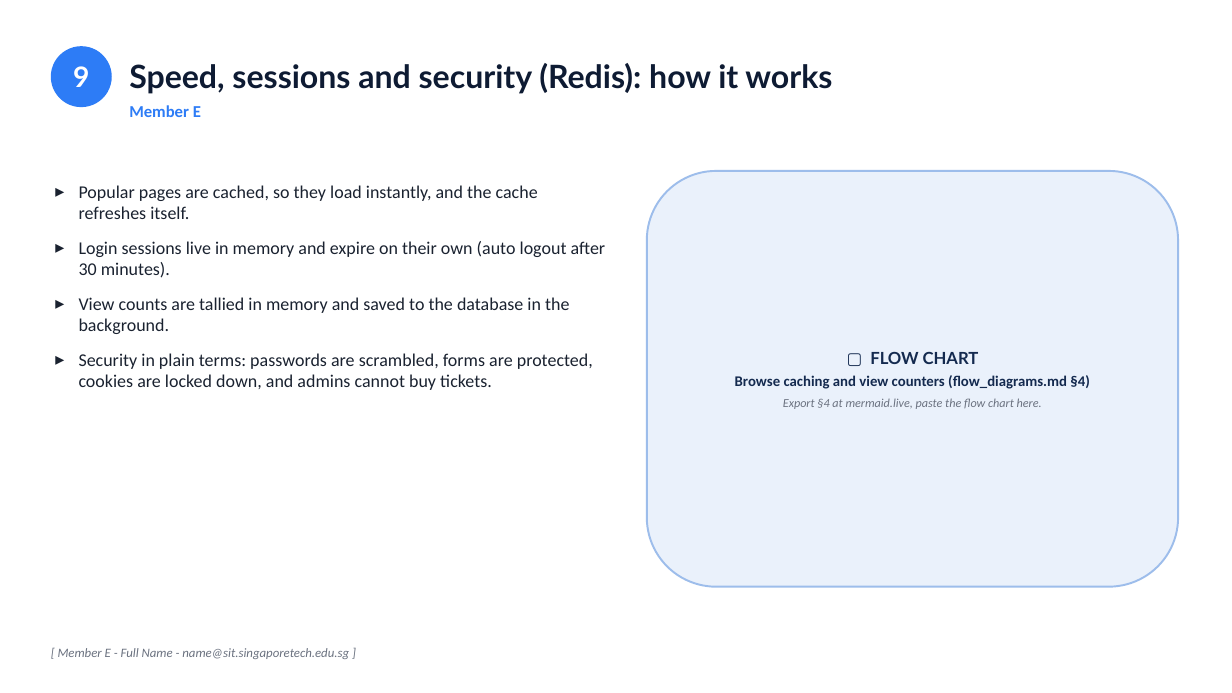
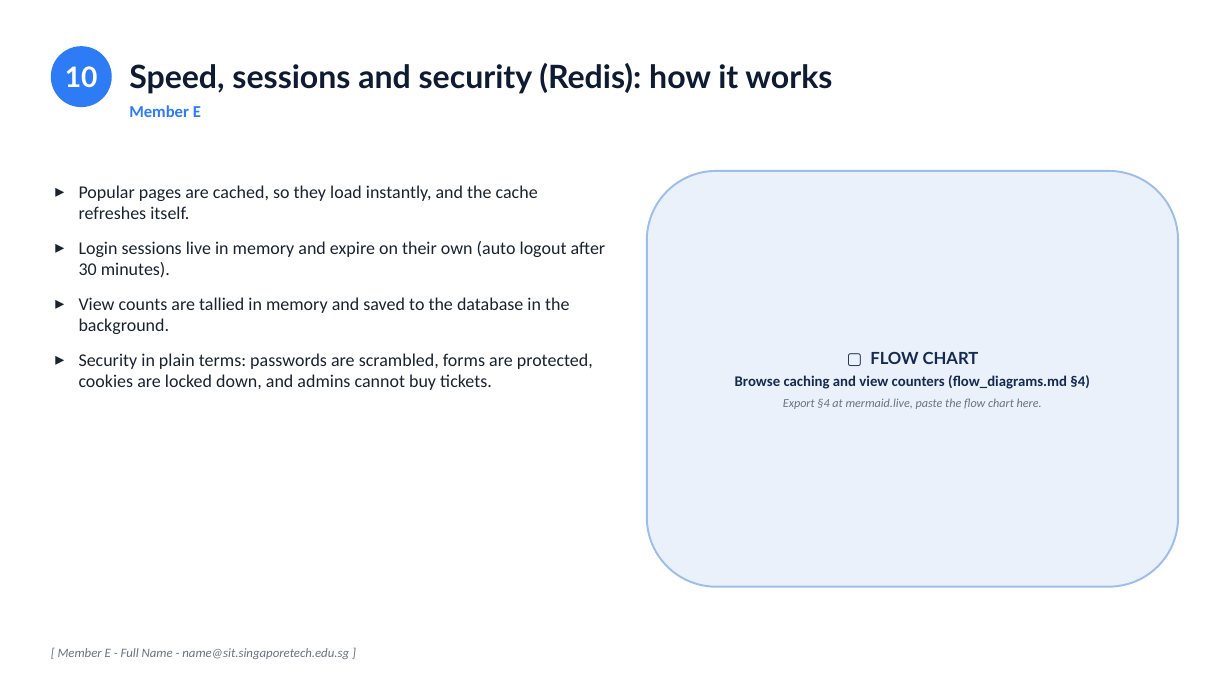
Before and after one commit to cthyuiii/GigTrack, a slide deck: slide 17 of GXX_Slides.pptx (slide 11 before the commit). Drawn at 1232x693 pixels with LibreOffice and Linux fonts; fonts in the diff are those of the drawing. Boxes give left, top, right and bottom in pixels: in the first picture for what was removed or moved away, otherwise in the second. Text is boxed around its words. In the diff, an @@ line names an element or a change of style, - is before the commit and + after.

```diff
--- a/GXX_Slides.pptx
+++ b/GXX_Slides.pptx
@@ text in ellipse at box(65, 66, 98, 87): text changed @@
-9
+10
```
Also in this commit, not shown: 3 other slides changed, 9 slides added, 1 slide removed, 18 other files.
